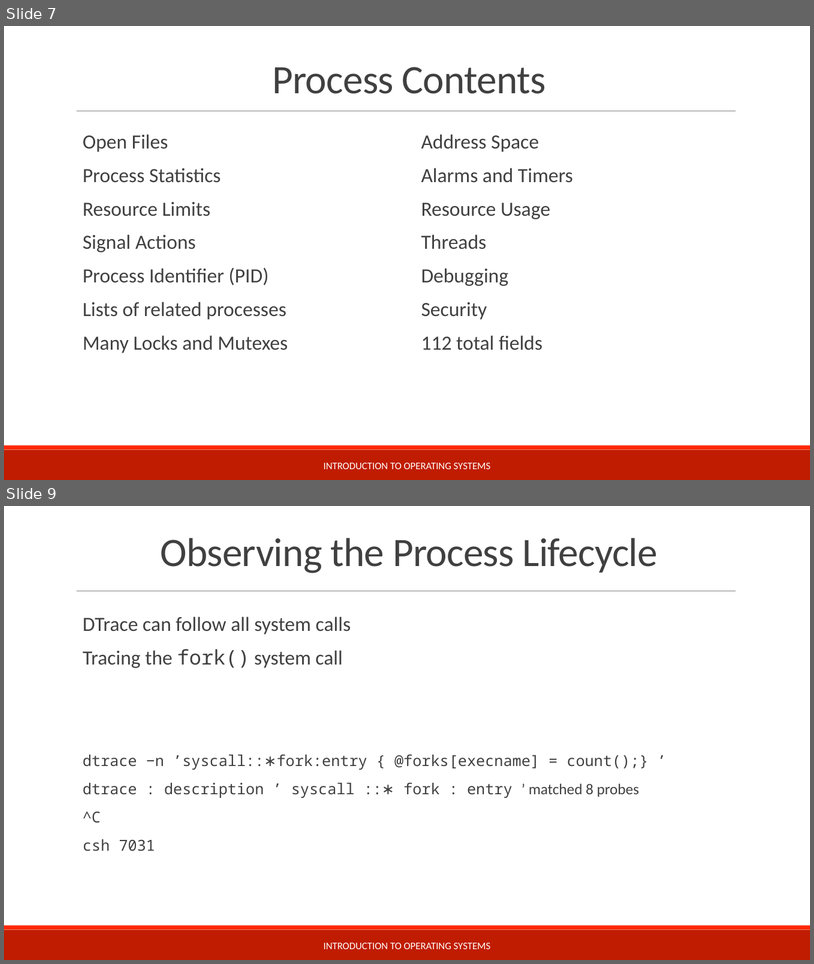
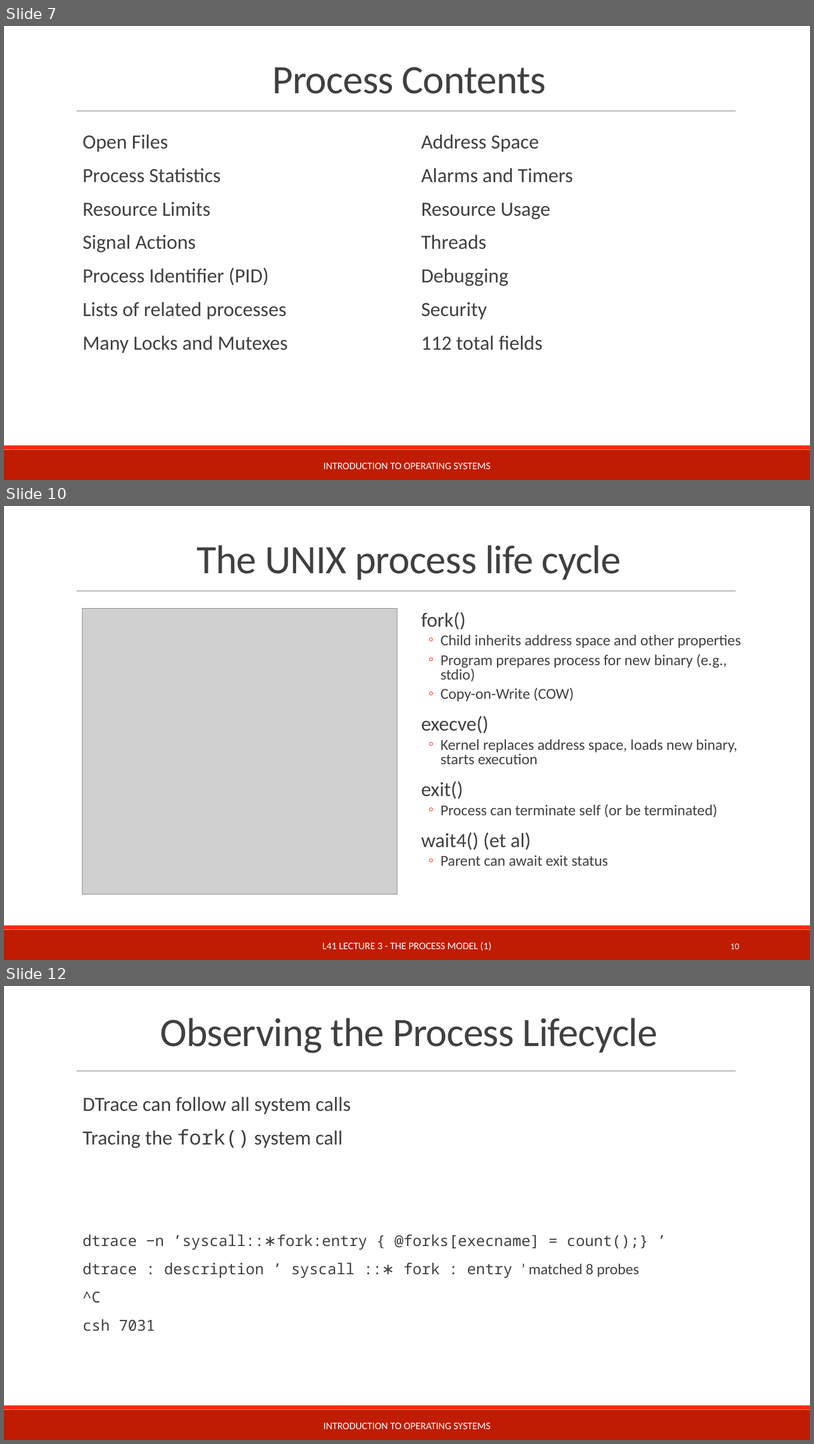
Before and after one commit to teachbsd/course, a slide deck: undergraduate/lectures/processes.pptx. Shown one above the other, each under a label of ours: slides 7 and 9 before the commit, slides 7, 10 and 12 after it; the slides between them are not shown. The pictures are 814x964 and 814x1444 pixels, drawn with LibreOffice and Linux fonts; fonts in the diff are those of the drawing; grey boxes stand for pictures; background and template pictures are left out. Boxes give left, top, right and bottom in pixels: in the first picture for what was removed or moved away, otherwise in the second. Text is boxed around its words. In the diff, an @@ line names an element or a change of style, - is before the commit and + after.

Commit message:
Complete update of processes section for Darmstadt Feb 2017

```diff
--- a/undergraduate/lectures/processes.pptx
+++ b/undergraduate/lectures/processes.pptx
@@ slide 10 added at [4,506,810,960], background #FFFFFF; not listed: 3 template elements that a slide beside it also shows @@
@@ title added at [197,545,621,580], 48 pt, text #404040 @@
+The UNIX process life cycle
@@ picture added at [83,608,397,894] @@
@@ text added at [422,612,741,865], 18 pt, text #404040 @@
+  fork()
+  ◦ Child inherits address space and other properties
+  ◦ Program prepares process for new binary (e.g., stdio)
+  ◦ Copy-on-Write (COW)
+  execve()
+  ◦ Kernel replaces address space, loads new binary, starts execution
+  exit()
+  ◦ Process can terminate self (or be terminated)
+  wait4() (et al)
+  ◦ Parent can await exit status
@@ text added at [323,942,492,950], 12 pt, text #FFFFFF @@
+L41 LECTURE 3 - THE PROCESS MODEL (1)
@@ page number added at [731,943,740,949], 10.5 pt, text #FFFFFF @@
+10
@@ what was slide 9 is now slide 12 @@
```
Also in this commit, not shown: 4 slides changed, 8 other slides added.
